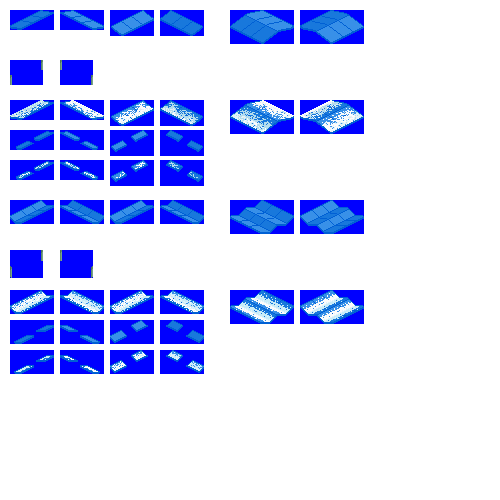
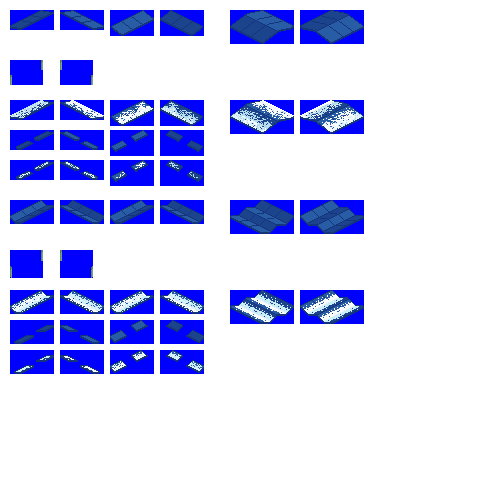
Layers edited between the first and the second 500x500 image:
painted on "roofs" over (10, 10, 364, 374)
